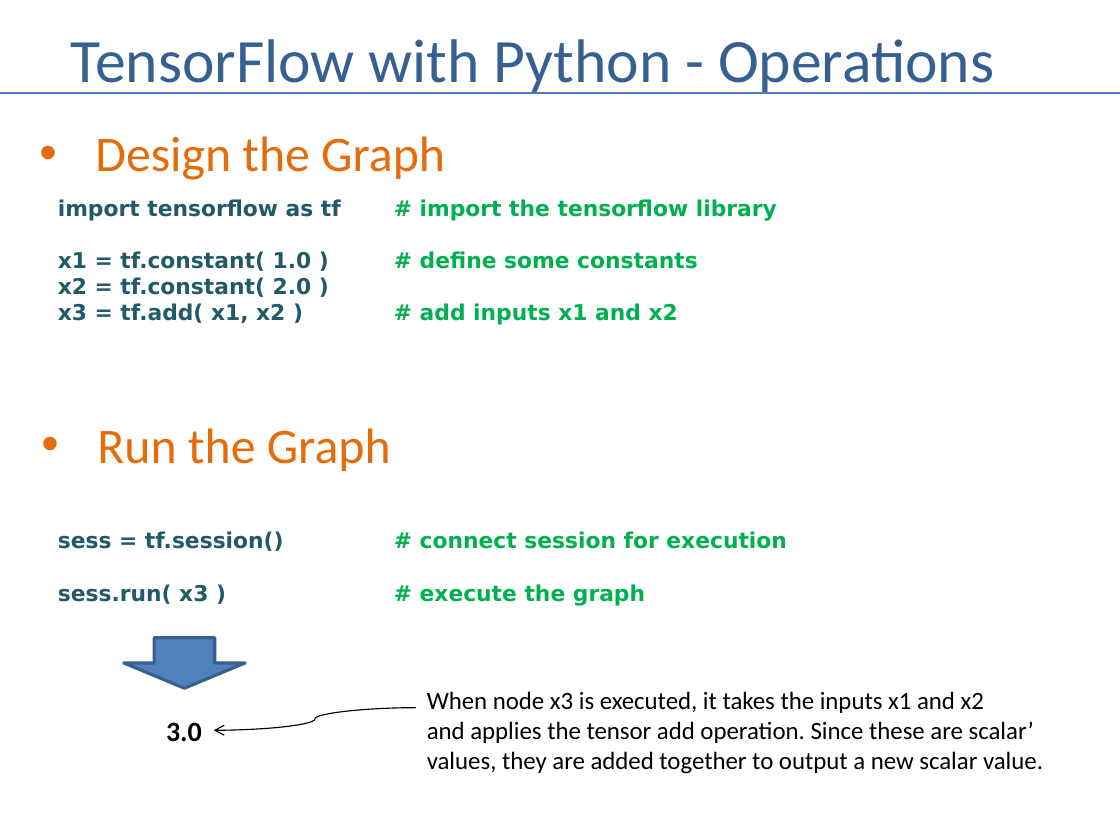
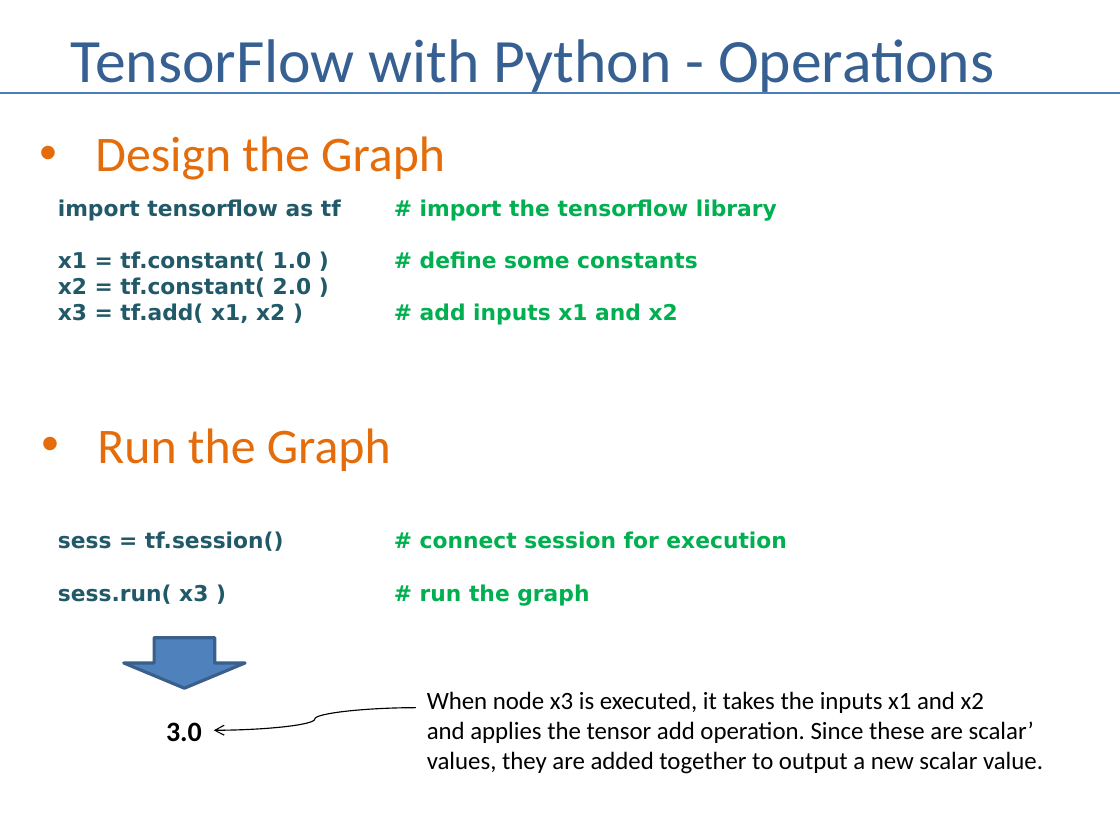
Before and after one commit to andrewferlitsch/Portland-Data-Science-Group, a slide deck: slide 10 of Presentations/ML Tensorflow Intro.pptx. Drawn at 1120x840 pixels with LibreOffice and Linux fonts; fonts in the diff are those of the drawing. Boxes give left, top, right and bottom in pixels: in the first picture for what was removed or moved away, otherwise in the second. Text is boxed around its words. In the diff, an @@ line names an element or a change of style, - is before the commit and + after.

Commit message:
fix typos

```diff
--- a/Presentations/ML Tensorflow Intro.pptx
+++ b/Presentations/ML Tensorflow Intro.pptx
@@ text at (58, 584, 589, 606): text changed; text colour #00B050 to #215968 @@
-sess.run( x3 ) # execute the graph
+sess.run( x3 ) # run the graph
```
Also in this commit, not shown: 7 other slides changed.
